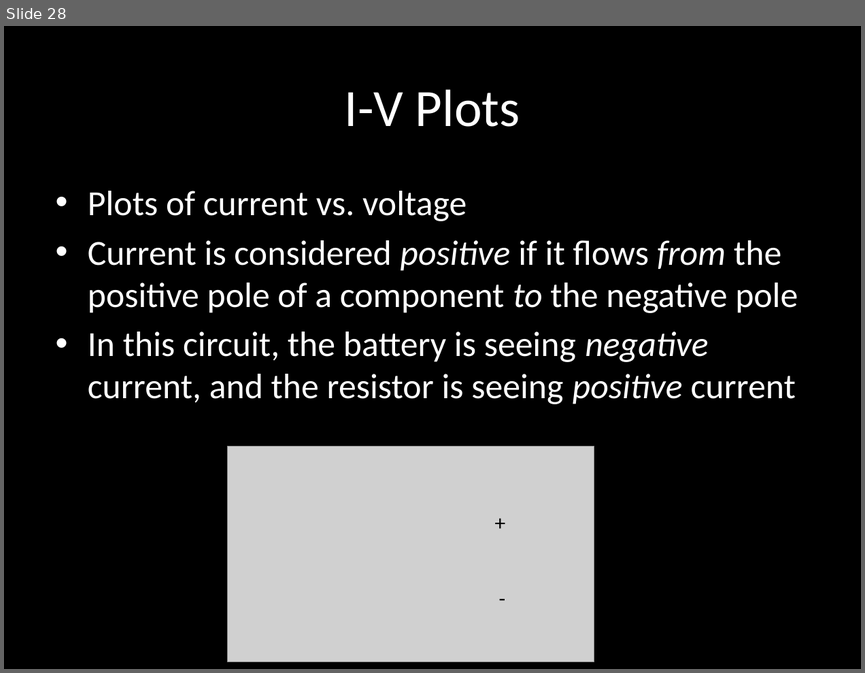
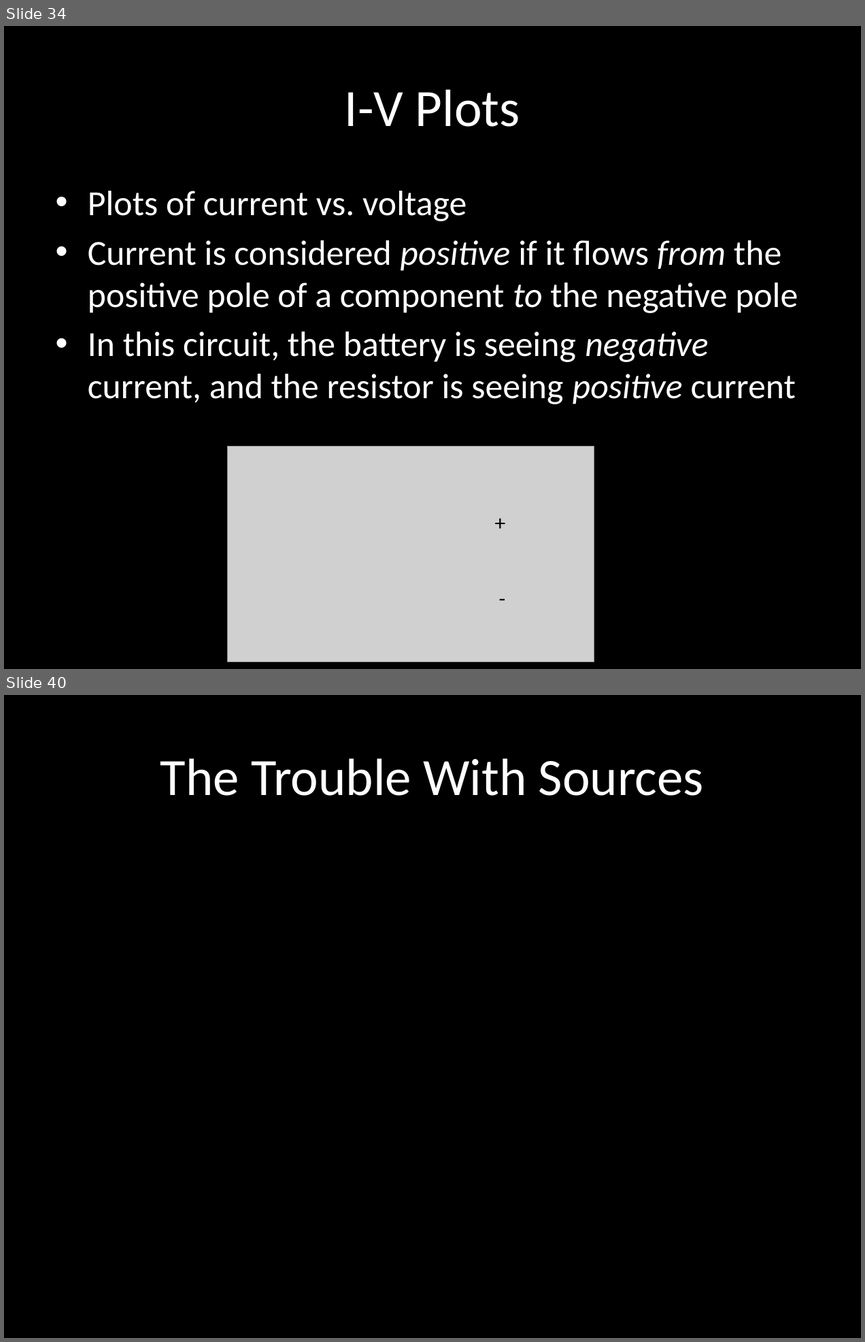
Before and after one commit to carlosgj/FRC-Training, a slide deck: Electronics 101.pptx. Shown one above the other, each under a label of ours: slide 28 before the commit, slides 34 and 40 after it; the slides between them are not shown. The pictures are 865x673 and 865x1342 pixels, drawn with LibreOffice and Linux fonts; fonts in the diff are those of the drawing; grey boxes stand for pictures; background and template pictures are left out. Boxes give left, top, right and bottom in pixels: in the first picture for what was removed or moved away, otherwise in the second. Text is boxed around its words. In the diff, an @@ line names an element or a change of style, - is before the commit and + after.

```diff
--- a/Electronics 101.pptx
+++ b/Electronics 101.pptx
@@ slide 40 added at box(4, 695, 861, 1338), background #000000 @@
@@ title added at box(160, 758, 704, 796), 44 pt, text #FFFFFF @@
+The Trouble With Sources
@@ what was slide 28 is now slide 34 @@
```
Also in this commit, not shown: 7 slides changed, 7 other slides added.
